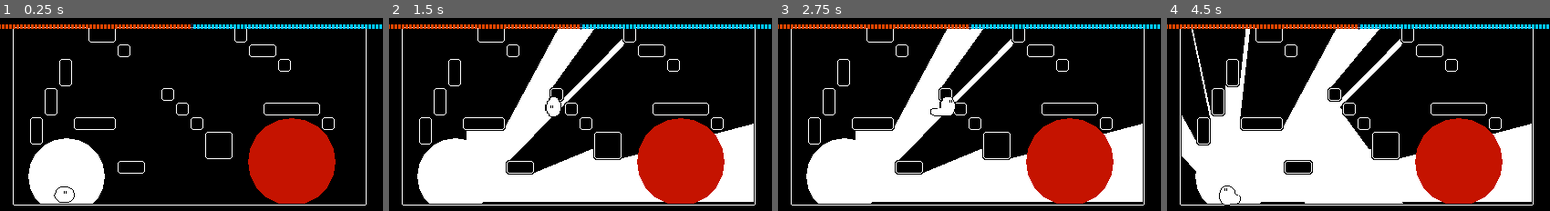
Above: before the commit, frames 1-4 (left to right).
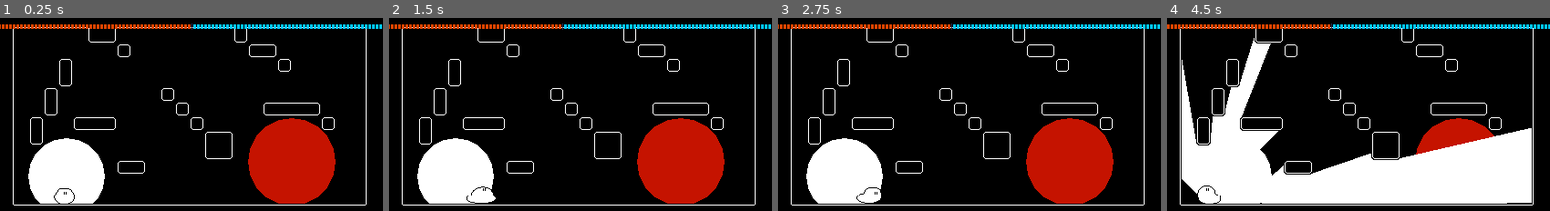
Above: after the commit, the same moments.

Repository: KingOfSpadesJFK/bhleg
Game: Godot game, scene res://levels/test_level.tscn
Same seed, same stepped clock (60 frames per second), same inputs: the game is played once before the commit and once after it.
Inputs (mouse positions are in pixels of both pictures, inside the frame that each line leads up to):
- Up to frame 1 (0.25 s): no input
- Up to frame 2 (1.5 s): tap Enter at 0.5 s; move the mouse to (664, 112) at 0.52 s; hold D (player_right) 0.53-1.25 s; hold Tab (player_switch_flash, bound only after the commit) 0.53-1.25 s; click (664, 112) at 0.67 s; tap Space (player_jump) at 0.77 s; drag from (503, 133) to (561, 166) at 1.27 s
- Up to frame 3 (2.75 s): move the mouse to (1007, 75) at 2.02 s; hold D (player_right) from 2.03 s (still down); hold Tab (player_switch_flash, bound only after the commit) from 2.03 s (still down)
- Up to frame 4 (4.5 s): release D (player_right) at 2.75 s; release Tab (player_switch_flash, bound only after the commit) at 2.75 s; drag from (1339, 166) to (1243, 91) at 2.77 s; move the mouse to (1473, 156) at 3.52 s; press the mouse at (1473, 156) at 3.53 s; hold A (player_left) 3.53-4.25 s; tap Space (player_jump) at 3.77 s; tap Tab (player_switch_flash, bound only after the commit) at 3.8 s; release the mouse at (1473, 156) at 4.25 s; drag from (1243, 91) to (1239, 195) at 4.27 s

The runs differ from the first frame. In frame 1, 0.1% of the frame differs, in the area x 14-20%, y 87-97%; in frame 2, 19%; in frame 3, 19%; in frame 4, 21%, in the area x 0-100%, y 2-98%.

Commit message:
player can now flash red light

Diff:
--- a/levels/test_level.tscn
+++ b/levels/test_level.tscn
@@ -7,11 +7,11 @@
 [ext_resource type="Theme" uid="uid://bk5apwciqslv0" path="res://assets/hud_theme.tres" id="4_4jt35"]
 [ext_resource type="Script" path="res://scripts/cell_container.gd" id="4_rms5m"]
 
+[sub_resource type="CircleShape2D" id="CircleShape2D_aw75m"]
+radius = 48.0416
+
 [sub_resource type="CircleShape2D" id="CircleShape2D_j7rlh"]
 radius = 42.0
-
-[sub_resource type="CircleShape2D" id="CircleShape2D_aw75m"]
-radius = 48.0416
 
 [node name="TestLevel" type="Node2D"]
 metadata/_edit_vertical_guides_ = [-204.0]
@@ -41,6 +41,10 @@
 collision_layer = 4
 collision_mask = 0
 script = ExtResource("3_465bv")
+
+[node name="CollisionShape2D2" type="CollisionShape2D" parent="ShadowBoxes"]
+position = Vector2(320, 162)
+shape = SubResource("CircleShape2D_aw75m")
 
 [node name="CollisionShape2D" type="CollisionShape2D" parent="ShadowBoxes"]
 position = Vector2(73, 178)
--- a/project.godot
+++ b/project.godot
@@ -63,6 +63,15 @@
 "events": [Object(InputEventKey,"resource_local_to_scene":false,"resource_name":"","device":-1,"window_id":0,"alt_pressed":false,"shift_pressed":false,"ctrl_pressed":false,"meta_pressed":false,"pressed":false,"keycode":0,"physical_keycode":32,"key_label":0,"unicode":32,"echo":false,"script":null)
 ]
 }
+player_switch_flash={
+"deadzone": 0.5,
+"events": [Object(InputEventKey,"resource_local_to_scene":false,"resource_name":"","device":-1,"window_id":0,"alt_pressed":false,"shift_pressed":false,"ctrl_pressed":false,"meta_pressed":false,"pressed":false,"keycode":0,"physical_keycode":4194306,"key_label":0,"unicode":0,"echo":false,"script":null)
+]
+}
+
+[physics]
+
+common/physics_ticks_per_second=30
 
 [rendering]
 
--- a/scripts/light_body.gd
+++ b/scripts/light_body.gd
@@ -70,7 +70,48 @@
 #	verts: The array of vertices for the polygon
 #	extent: The bounding box of the passed in polygon
 func subtract_polygon(verts: PackedVector2Array, extent: Rect2) -> void:
-	pass
+	# Generate the polygon queue
+	var poly_queue = _generate_poly_queue(verts, extent)
+
+	# Loop through the poly queue
+	var i: int = 0
+	var main_hole: CollisionPolygon2D = null
+	while i < poly_queue.size():
+		# Run a boolean operation on these polygons
+		var col_poly: PolyStackEntry = poly_queue[i]
+		i += 1
+		var combined: Array[PackedVector2Array]
+
+		# If the poly is a hole...
+		#  merge the flash into the hole
+		if !col_poly.is_hole:
+			combined = Geometry2D.clip_polygons(col_poly.polygon, verts)
+
+		# If the main body is already dealt with...
+		#  merge the main poly with the current poly
+		elif main_hole:
+			combined = Geometry2D.merge_polygons(col_poly.polygon, main_hole.polygon)	# Merge the main body with the col_poly
+			main_hole.free()
+			main_hole = null
+			pass
+
+		# Just clip the flash from the current poly
+		else:
+			combined = Geometry2D.merge_polygons(col_poly.polygon, verts)
+
+		# Attach each polygon to a new CollisionPolygon2D
+		#  and add them to the tree
+		for arr: PackedVector2Array in combined:
+			if !arr.is_empty():
+				var is_hole = col_poly.is_hole || Geometry2D.is_polygon_clockwise(arr)
+				var c = _generate_collision_polygon(arr, is_hole)
+
+				if (is_hole):
+					main_hole = c
+
+	# Reorder the children
+	_reorder_children(self)
+	_reorder_children(_visual_group)
 
 
 ### Adds a polygon to the light body
--- a/scripts/player.gd
+++ b/scripts/player.gd
@@ -21,7 +21,9 @@
 @export var cyan_cells: int = 10
 
 # What type of flash the player is using
-var flash_type: FlashType = FlashType.WHITE
+var flash_type: FlashType = FlashType.RED
+var _flash_order_index: int = 1
+var _flash_order: Array[FlashType] = [FlashType.WHITE, FlashType.RED, FlashType.CYAN]
 
 # Which direction the player is walking towards
 var direction: float = 1.0
@@ -200,7 +202,14 @@
 	verts.append(start_pos)
 	var extent = Bhleg.calculate_bounding_box(PackedVector2Array(verts))
 	if Geometry2D.is_polygon_clockwise(PackedVector2Array(verts)):
-		shadow_body.add_polygon(PackedVector2Array(verts), extent)
+		get_tree().call_group("ShadowBoxes", "add_polygon", PackedVector2Array(verts), extent)
+		# shadow_body.add_polygon(PackedVector2Array(verts), extent)
+		match _do_flash:
+			FlashType.WHITE:
+				get_tree().call_group("RedLightBoxes", "subtract_polygon", PackedVector2Array(verts), extent)
+			FlashType.RED:
+				get_tree().call_group("RedLightBoxes", "add_polygon", PackedVector2Array(verts), extent)
+
 
 	# Create the debug markers
 	#for _v in verts:
@@ -266,6 +275,18 @@
 	if event is InputEventMouse:
 		_mouse_position = event.position
 
+	if event is InputEventKey:
+		if event.is_action_pressed("player_switch_flash"):
+			_flash_order_index = (_flash_order_index + 1) % _flash_order.size()
+			flash_type = _flash_order[_flash_order_index]
+			match flash_type:
+				FlashType.WHITE:
+					print("Switched to white light")
+				FlashType.RED:
+					print("Switiched to red light")
+				FlashType.CYAN:
+					print("Switched to cyan light")
+
 
 func _calculate_flash_direction(mouse_pos: Vector2):
 	var result: float = 0
